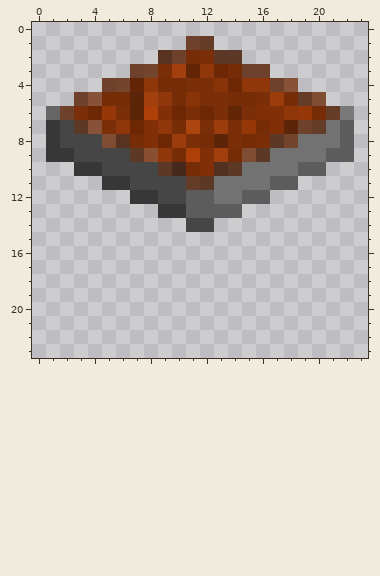
Two versions of one pixel-art sprite, start_game/data/sprites/building/tile2.png. The picture above was drawn from the file before the commit.
The file is 48x48 pixels, drawn in blocks of 2x2; one block is one cell here. Colours within 5 levels of each other are drawn and written as one. The old version is drawn lined up with the new one.
Once edited:
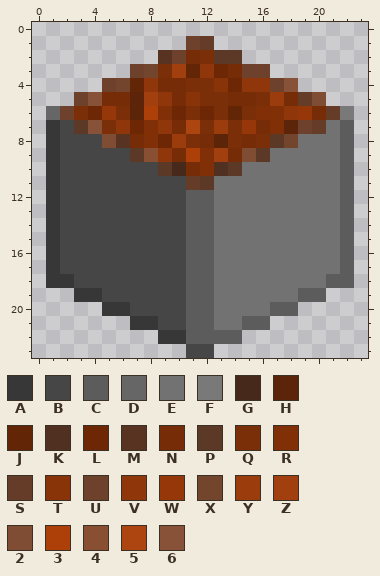
Palette (. is transparent): A #373737  B #464646  C #5c5c5c  D #666666  E #727272  F #797979  G #46291b  H #5c2408  J #622506  K #4f3021  L #6d2704  M #583321  N #752c07  P #5c3827  Q #7b2f09  R #812f06  S #643c27  T #883308  U #6d412b  V #8f370b  W #953708  X #73452d  Y #9b3c0d  Z #a13f0e  2 #7f4d34  3 #ad4009  4 #894f32  5 #ad4510  6 #875238
The exact change:
whole drawing moved by +0,-9 (the old picture is shown already moved)
Colour A now appears in rows 10 to 17 at x 1; in row 18 at x 1 to 2; in row 19 at x 3 to 4; in row 20 at x 5 to 6; in row 21 at x 7 to 8; in row 22 at x 9 to 10.
Colour B now appears in row 10 at x 2; in row 11 at x 2 to 4; in row 12 at x 2 to 6; in row 13 at x 2 to 8; in rows 14 to 17 at x 2 to 10; in row 18 at x 3 to 10.
Colour B now appears in row 19 at x 5 to 10; in row 20 at x 7 to 10; in row 21 at x 9 to 10; in row 23 at x 11 to 12.
The author changed colour A to colour B in row 9 at x 2; in row 10 at x 3 to 4; in row 11 at x 5 to 6; in row 12 at x 7 to 8; in row 13 at x 9 to 10.
Colour C now appears in rows 10 to 14 at x 22; in rows 15 to 17 at x 11 to 12 and 22; in row 18 at x 11 to 12 and 21 to 22; in row 19 at x 11 to 12 and 19 to 20; in row 20 at x 11 to 12 and 17 to 18; in row 21 at x 11 to 12 and 15 to 16.
Colour C now appears in row 22 at x 11 to 14.
The author changed colour B to colour C in row 14 at x 11 to 12.
Colour E now appears in row 10 at x 21; in row 11 at x 19 to 21; in row 12 at x 17 to 21; in row 13 at x 15 to 21; in rows 14 to 17 at x 13 to 21; in row 18 at x 13 to 20.
Colour E now appears in row 19 at x 13 to 18; in row 20 at x 13 to 16; in row 21 at x 13 to 14.
The author changed colour C to colour E in row 9 at x 21; in row 10 at x 19 to 20; in row 11 at x 17 to 18; in row 12 at x 15 to 16; in row 13 at x 13 to 14.
Where, in picture pixels (left, top, right, bottom), the same in both pictures:
changed: (46, 148, 354, 358)
